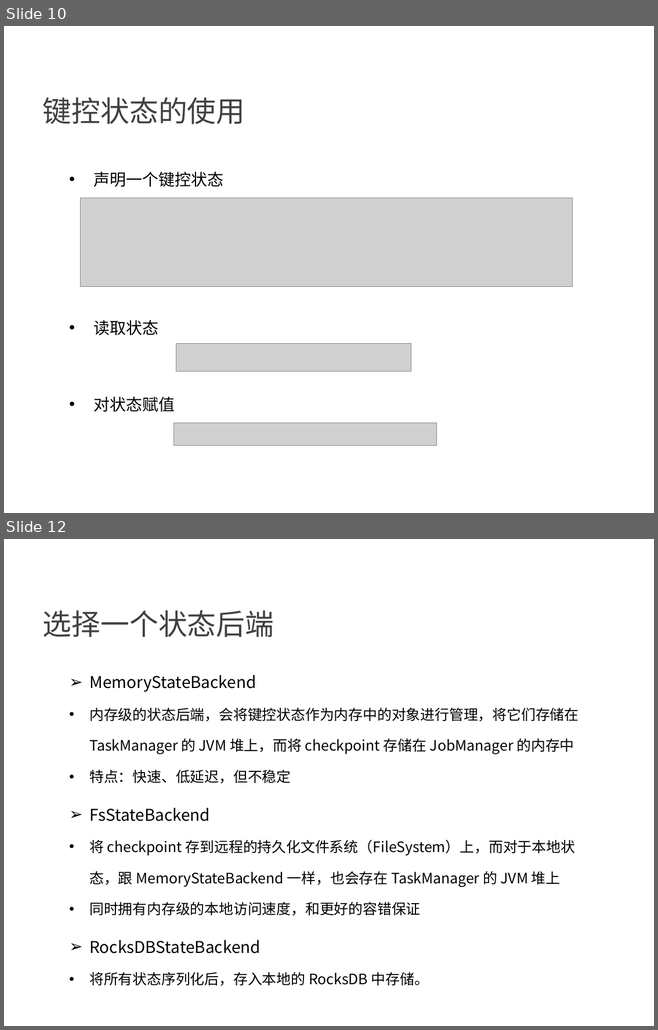
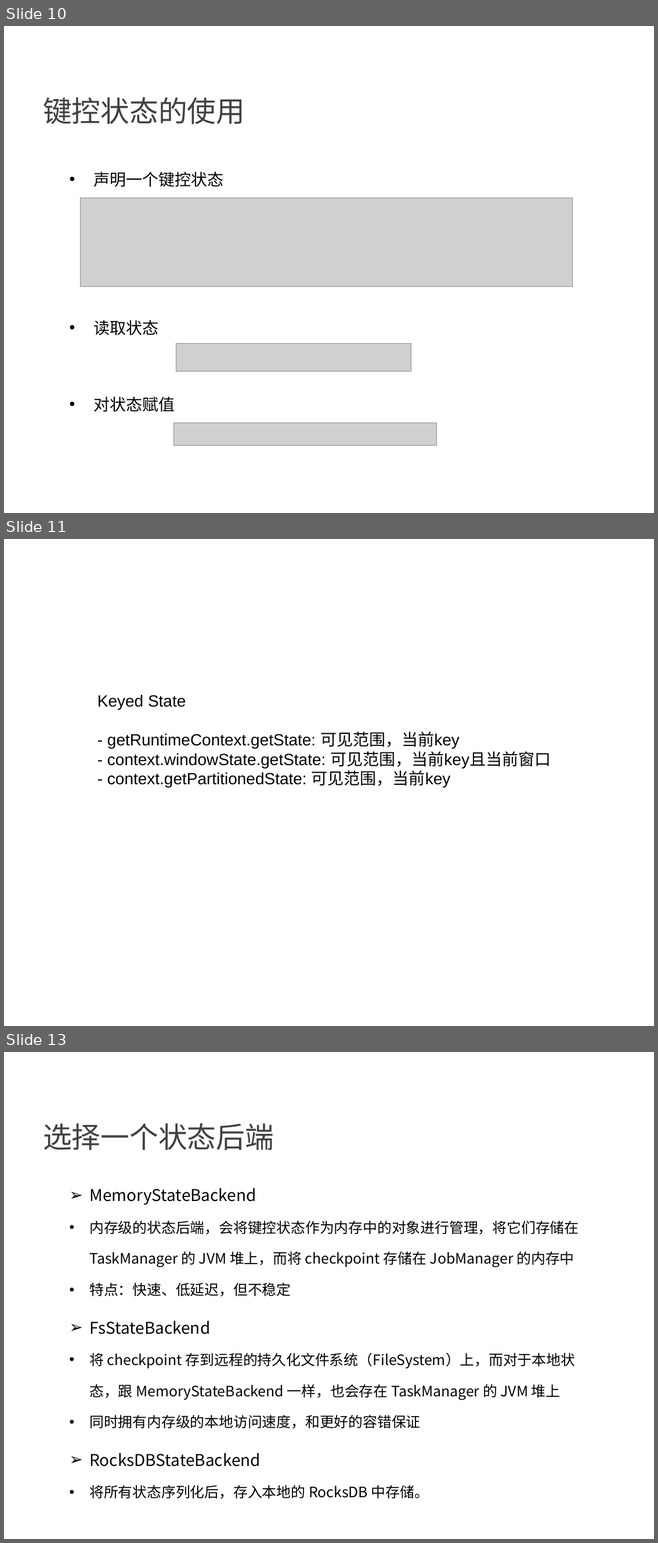
Before and after one commit to confucianzuoyuan/flink-tutorial, a slide deck: slides/5_Flink的状态管理.pptx. Shown one above the other, each under a label of ours: slides 10 and 12 before the commit, slides 10, 11 and 13 after it; the slides between them are not shown. The pictures are 658x1030 and 658x1543 pixels, drawn with LibreOffice and Linux fonts; fonts in the diff are those of the drawing; grey boxes stand for pictures; background and template pictures are left out. Boxes give left, top, right and bottom in pixels: in the first picture for what was removed or moved away, otherwise in the second. Text is boxed around its words. In the diff, an @@ line names an element or a change of style, - is before the commit and + after.

```diff
--- a/slides/5_Flink的状态管理.pptx
+++ b/slides/5_Flink的状态管理.pptx
@@ slide 11 added at box(4, 539, 654, 1026), background picture (left out) @@
@@ text added at box(97, 694, 550, 788), 18 pt, text #000000 @@
+Keyed State
+- getRuntimeContext.getState: 可见范围，当前key
+- context.windowState.getState: 可见范围，当前key且当前窗口
+- context.getPartitionedState: 可见范围，当前key
@@ what was slide 12 is now slide 13 @@
```
Also in this commit, not shown: 5 slides changed, 1 other file.
